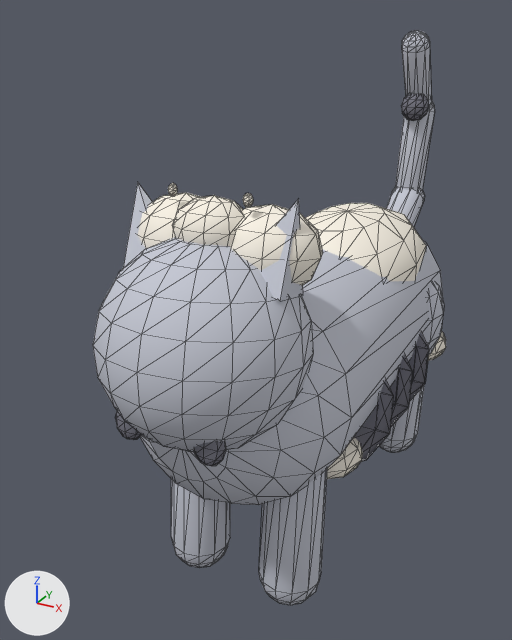
One commit to the glTF model WhiskerHunt/Resources/Raw/ar_models/cat-tabby.glb: the scene before it, then after it.
Before and after are seen from a camera (50 mm lens) standing at (9363.0, -22029.0, 9291.0) and looking at (-1771.0, -1786.0, -831.0). The axes (+X, +Y, +Z) are drawn at lower left. The lights are the same throughout. The picture after the commit comes second. Mesh edges are drawn as thin lines on the coarser meshes. Where no turn or scale is listed for an object, it has been applied to the vertices. Vertices at exactly the same position are counted once.

The scene before the commit, as lines of its bpy script (objects in view):
```python
me_cat_standing_grey_tabby_0 = bpy.data.meshes.new('cat-standing-grey-tabby_0')
me_cat_standing_grey_tabby_0.from_pydata(...)  # 980 vertices, 1908 faces; spans x -3542.0..3542.0, y -10685.0..10685.0, z -8469.0..8469.0
me_cat_standing_grey_tabby_0.materials.append(mat_slate)  # light grey #c5c8d4
me_cat_standing_grey_tabby_1 = bpy.data.meshes.new('cat-standing-grey-tabby_1')
me_cat_standing_grey_tabby_1.from_pydata(...)  # 502 vertices, 964 faces; spans x -3060.0..3060.0, y -8215.0..8215.0, z -5245.0..5245.0
me_cat_standing_grey_tabby_1.materials.append(mat_cream)  # white #fbf5e7
me_cat_standing_grey_tabby_2 = bpy.data.meshes.new('cat-standing-grey-tabby_2')
me_cat_standing_grey_tabby_2.from_pydata(...)  # 454 vertices, 872 faces; spans x -3622.0..3622.0, y -9876.0..9876.0, z -6031.0..6031.0
me_cat_standing_grey_tabby_2.materials.append(mat_charcoal)  # grey #787884
ob_cat_standing_grey_tabby_0 = bpy.data.objects.new('cat-standing-grey-tabby_0', me_cat_standing_grey_tabby_0)
ob_cat_standing_grey_tabby_0.location = (0.0, 0.0, 0.0)
ob_cat_standing_grey_tabby_1 = bpy.data.objects.new('cat-standing-grey-tabby_1', me_cat_standing_grey_tabby_1)
ob_cat_standing_grey_tabby_1.location = (0.0, 0.0, 0.0)
ob_cat_standing_grey_tabby_2 = bpy.data.objects.new('cat-standing-grey-tabby_2', me_cat_standing_grey_tabby_2)
ob_cat_standing_grey_tabby_2.location = (0.0, 0.0, 0.0)
```
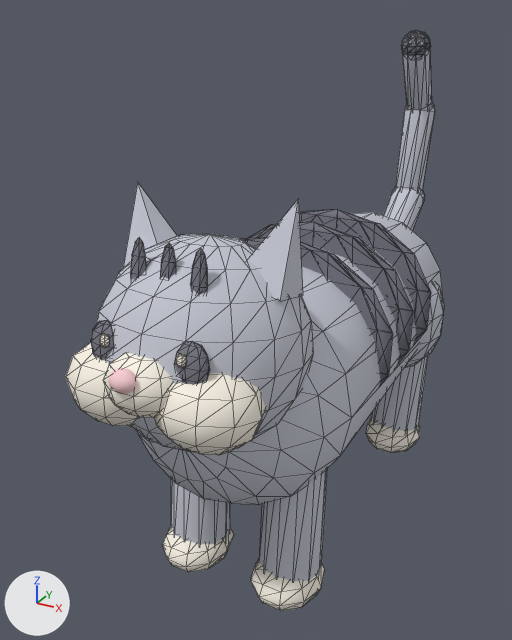
The newer file is also rescaled (x0.0000305), turned or shifted as a whole; pictures and numbers use the older file's frame.

What differs and where, as boxes (x1, y1, x2, y2) in the pictures (512 x 640 px):
```json
{"object": "cat-standing-grey-tabby_1", "change": "moved", "before": [138, 183, 446, 479], "after": [66, 334, 420, 611]}
{"object": "cat-standing-grey-tabby_2", "change": "moved", "before": [115, 94, 429, 466], "after": [91, 30, 431, 387], "on screen": "mostly hidden before"}
```

The change, as JSON lines over the scene's bpy script:
```json
{"block": "me_cat_standing_grey_tabby_2", "where": "# used by ob_cat_standing_grey_tabby_2; location = (0.0, 0.0, 0.0)"}
{"op": "remove", "block": "me_cat_standing_grey_tabby_2", "code": "me_cat_standing_grey_tabby_2.from_pydata(...)  # 454 vertices, 872 faces; spans x -3622.0..3622.0, y -9876.0..9876.0, z -6031.0..6031.0"}
{"op": "add", "block": "me_cat_standing_grey_tabby_2", "code": "me_cat_standing_grey_tabby_2.from_pydata(...)  # 454 vertices, 872 faces; spans x -3622.0..3622.0, y -10499.0..9254.0, z -3564.0..8498.0"}
{"block": "me_cat_standing_grey_tabby_2", "change": "me_cat_standing_grey_tabby_2 part 1: the whole mesh is moved by (0.0, -623.0, 2467.0)"}
{"block": "me_cat_standing_grey_tabby_1", "where": "# used by ob_cat_standing_grey_tabby_1; location = (0.0, 0.0, 0.0)"}
{"op": "remove", "block": "me_cat_standing_grey_tabby_1", "code": "me_cat_standing_grey_tabby_1.from_pydata(...)  # 502 vertices, 964 faces; spans x -3060.0..3060.0, y -8215.0..8215.0, z -5245.0..5245.0"}
{"op": "add", "block": "me_cat_standing_grey_tabby_1", "code": "me_cat_standing_grey_tabby_1.from_pydata(...)  # 502 vertices, 964 faces; spans x -3060.0..3060.0, y -11259.0..5172.0, z -8216.0..2273.0"}
{"block": "me_cat_standing_grey_tabby_1", "change": "me_cat_standing_grey_tabby_1 part 2: the whole mesh is moved by (0.0, -3044.0, -2972.0)"}
```
